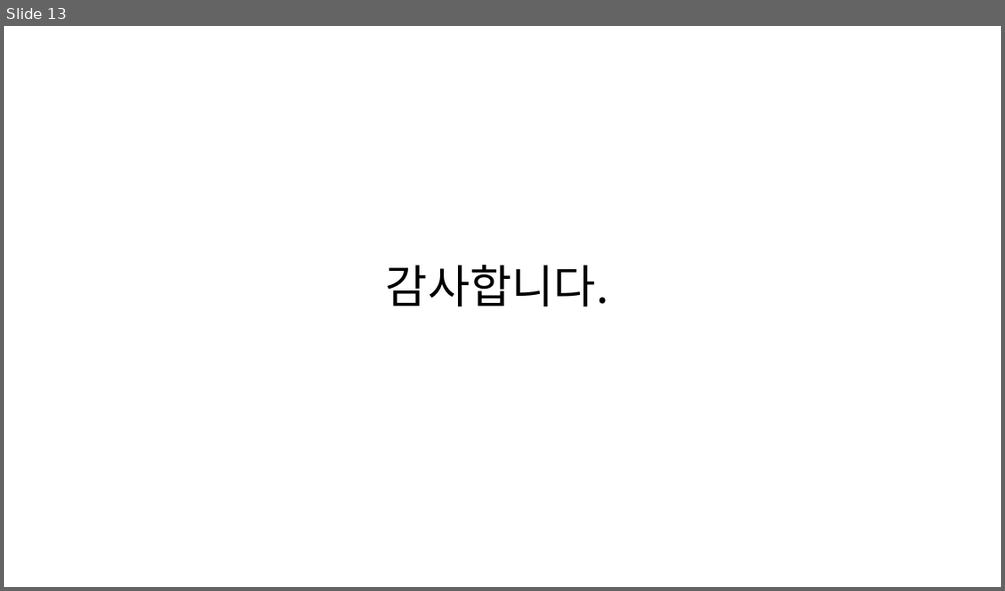
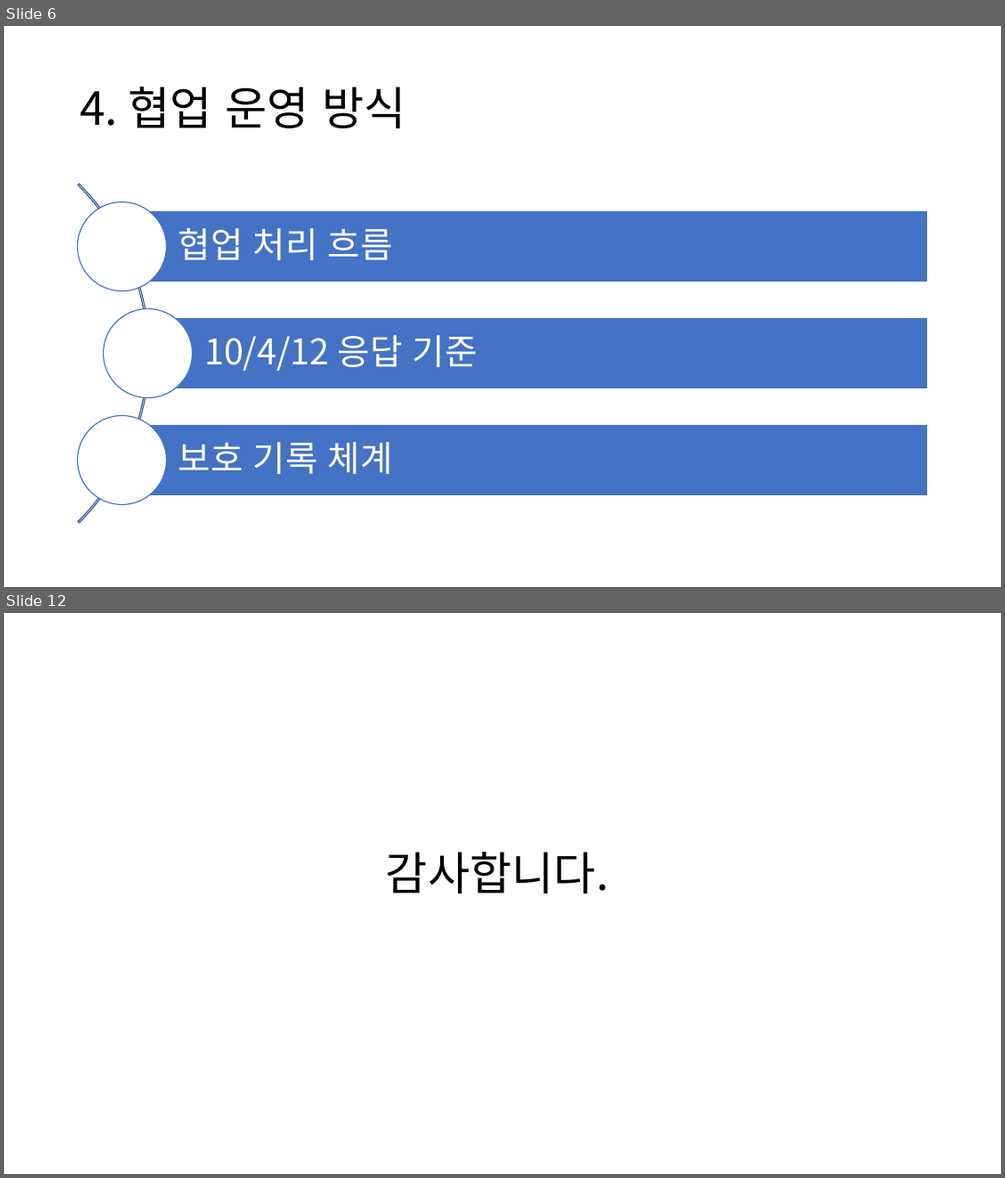
Before and after one commit to SCHCAQI/2026-QI, a slide deck: documents/진료지원간호팀 2026 QI.pptx. Shown one above the other, each under a label of ours: slide 13 before the commit, slides 6 and 12 after it; the slides between them are not shown. The pictures are 1005x591 and 1005x1178 pixels, drawn with LibreOffice and Linux fonts; fonts in the diff are those of the drawing. Boxes give left, top, right and bottom in pixels: in the first picture for what was removed or moved away, otherwise in the second. Text is boxed around its words. In the diff, an @@ line names an element or a change of style, - is before the commit and + after.

```diff
--- a/documents/진료지원간호팀 2026 QI.pptx
+++ b/documents/진료지원간호팀 2026 QI.pptx
@@ slide 6 added at (4,26,1001,587), background #FFFFFF @@
@@ title added at (80,87,405,128), 44 pt, text #000000 @@
+4. 협업 운영 방식
@@ group added at (4,113,928,587): 3 rectangles, 3 texts, 3 ellipses, 1 arch (boxed as its full ring) @@
+협업 처리 흐름
+10/4/12 응답 기준
+보호 기록 체계
@@ what was slide 13 is now slide 12 @@
```
Also in this commit, not shown: 2 slides changed, 8 other slides added, 10 slides removed, 2 other files.
